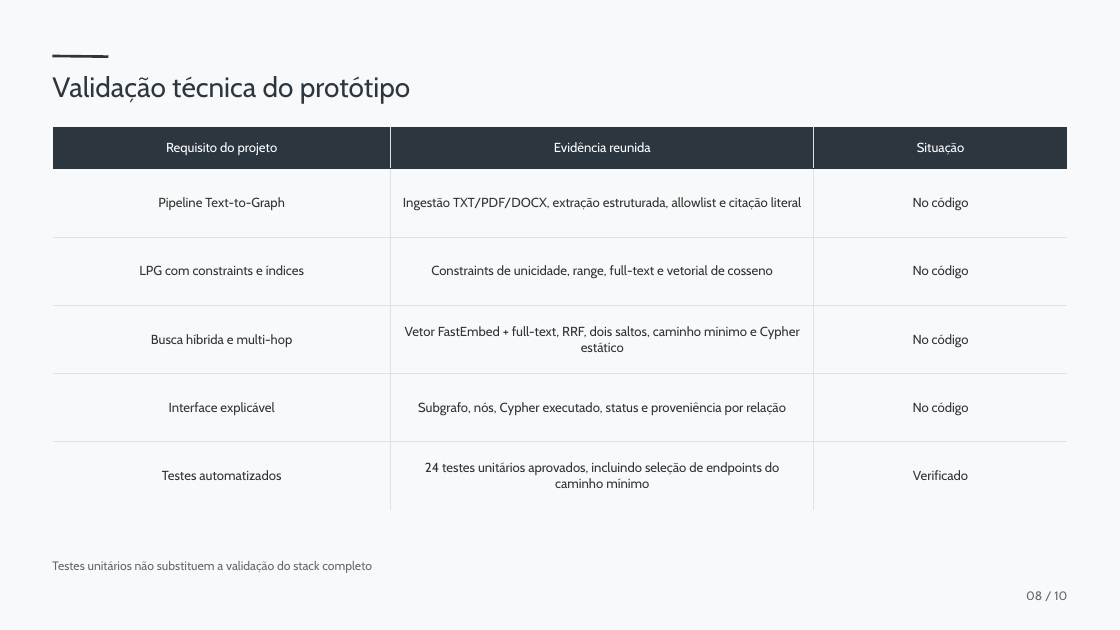
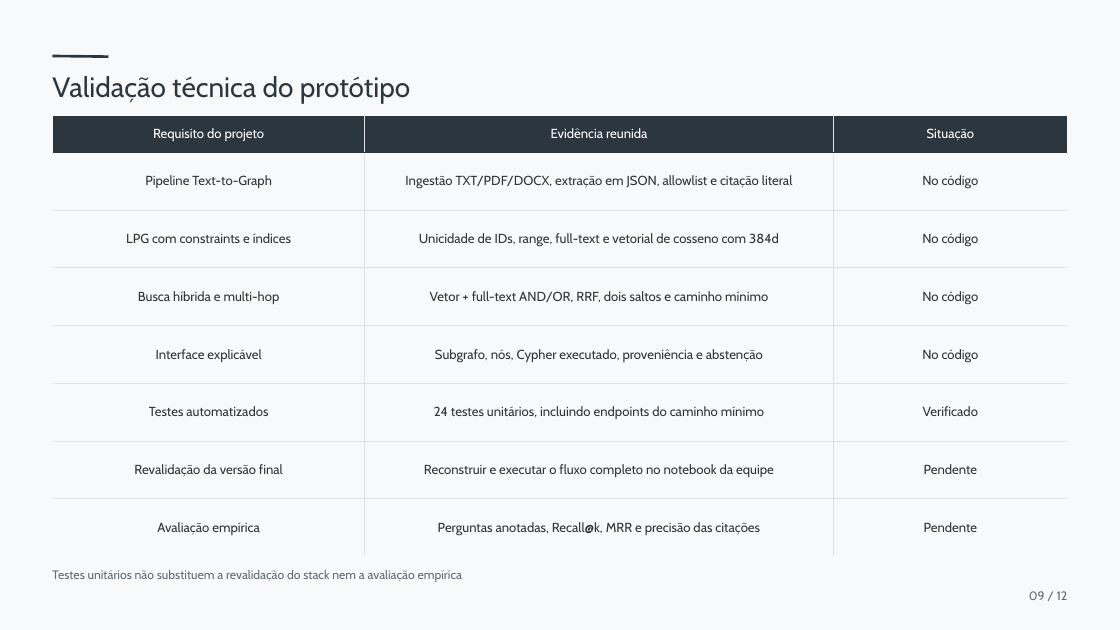
Before and after one commit to ARTHURNOBREGA1268/cinegrafo, a slide deck: slide 9 of docs/06_apresentacao_10pila.pptx (slide 8 before the commit). Drawn at 1120x630 pixels with LibreOffice and Linux fonts; fonts in the diff are those of the drawing. Boxes give left, top, right and bottom in pixels: in the first picture for what was removed or moved away, otherwise in the second. Text is boxed around its words. In the diff, an @@ line names an element or a change of style, - is before the commit and + after.

```diff
--- a/docs/06_apresentacao_10pila.pptx
+++ b/docs/06_apresentacao_10pila.pptx
@@ table at (x1=52, y1=115, x2=1068, y2=556) @@
-row 2: Pipeline Text-to-Graph | Ingestão TXT/PDF/DOCX, extração estruturada, allowlist e citação literal | No código
-row 3: LPG com constraints e índices | Constraints de unicidade, range, full-text e vetorial de cosseno | No código
-row 4: Busca híbrida e multi-hop | Vetor FastEmbed + full-text, RRF, dois saltos, caminho mínimo e Cypher estático | No código
-row 5: Interface explicável | Subgrafo, nós, Cypher executado, status e proveniência por relação | No código
-row 6: Testes automatizados | 24 testes unitários aprovados, incluindo seleção de endpoints do caminho mínimo | Verificado
+row 2: Pipeline Text-to-Graph | Ingestão TXT/PDF/DOCX, extração em JSON, allowlist e citação literal | No código
+row 3: LPG com constraints e índices | Unicidade de IDs, range, full-text e vetorial de cosseno com 384d | No código
+row 4: Busca híbrida e multi-hop | Vetor + full-text AND/OR, RRF, dois saltos e caminho mínimo | No código
+row 5: Interface explicável | Subgrafo, nós, Cypher executado, proveniência e abstenção | No código
+row 6: Testes automatizados | 24 testes unitários, incluindo endpoints do caminho mínimo | Verificado
+row 7: Revalidação da versão final | Reconstruir e executar o fluxo completo no notebook da equipe | Pendente
+row 8: Avaliação empírica | Perguntas anotadas, Recall@k, MRR e precisão das citações | Pendente
@@ table resized from (x1=52, y1=127, x2=1067, y2=510) to (x1=52, y1=115, x2=1068, y2=556) @@
@@ text at (x1=52, y1=570, x2=462, y2=582): text changed @@
-Testes unitários não substituem a validação do stack completo
+Testes unitários não substituem a revalidação do stack nem a avaliação empírica
@@ text at (x1=1029, y1=591, x2=1068, y2=600): text changed @@
-08 / 10
+09 / 12
```
Also in this commit, not shown: 9 other slides changed, 2 slides added.
